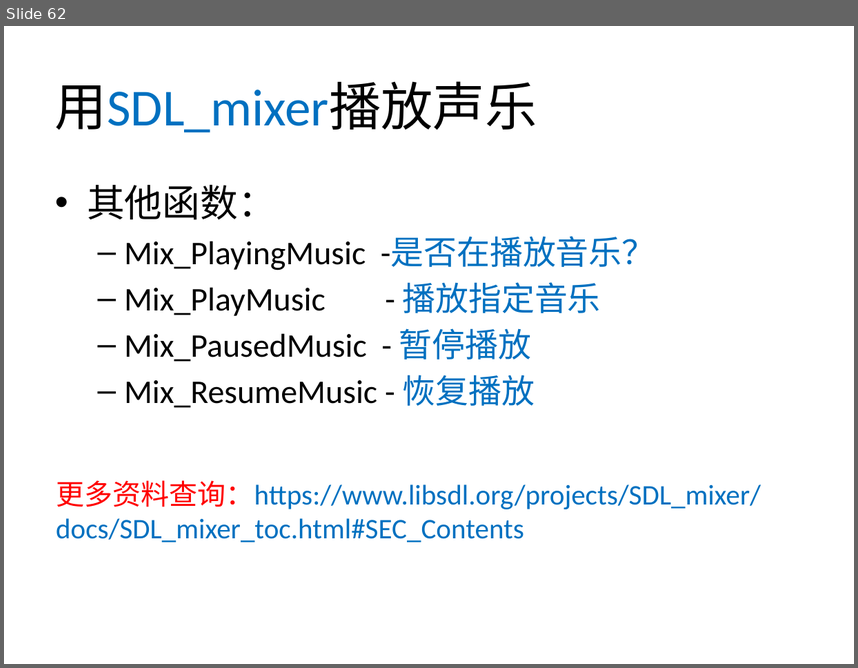
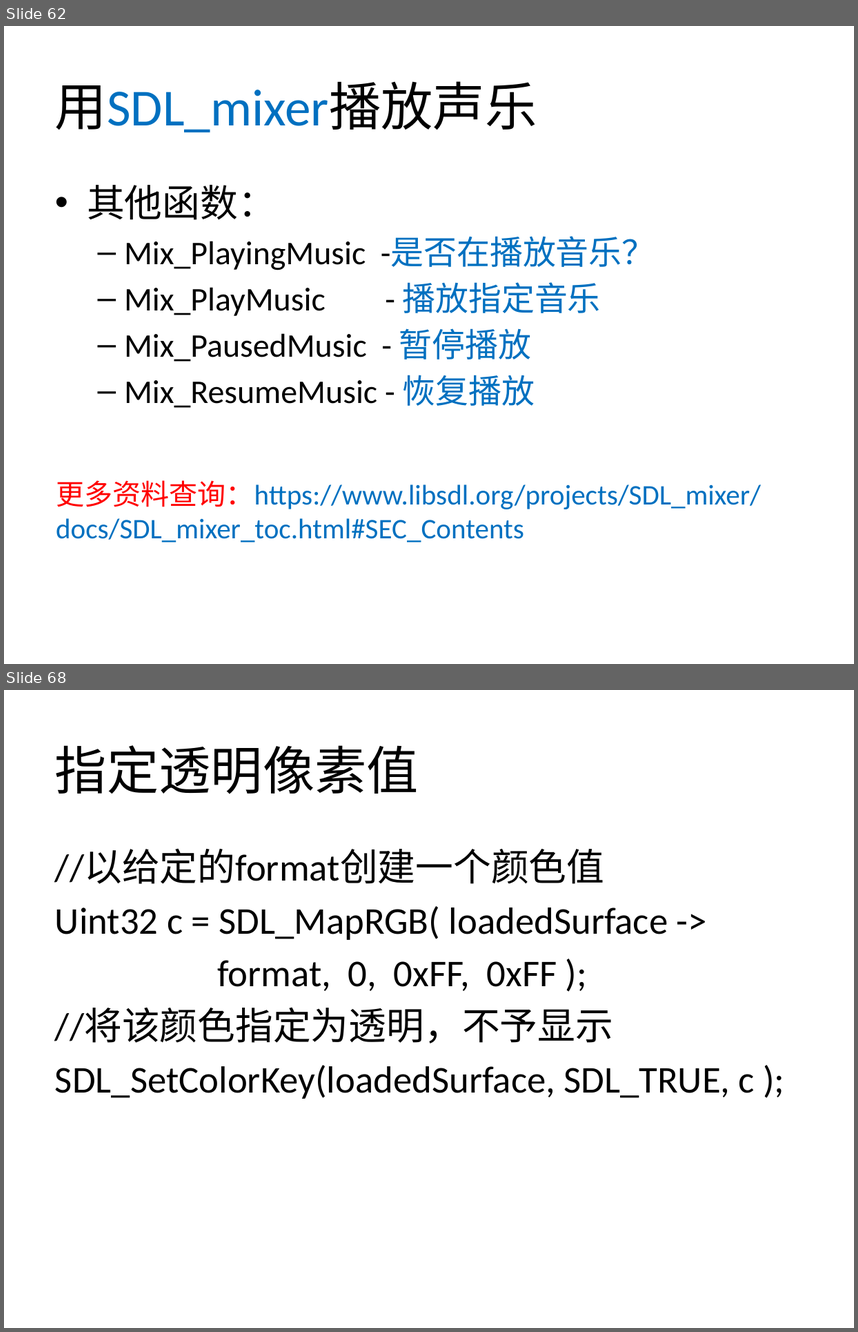
Before and after one commit to xinguo2015/SDL2Project2017, a slide deck: Tutorials/SDL2Tutorials.pptx. Shown one above the other, each under a label of ours: slide 62 before the commit, slides 62 and 68 after it; the slides between them are not shown. The pictures are 858x668 and 858x1332 pixels, drawn with LibreOffice and Linux fonts; fonts in the diff are those of the drawing; background and template pictures are left out. Boxes give left, top, right and bottom in pixels: in the first picture for what was removed or moved away, otherwise in the second. Text is boxed around its words. In the diff, an @@ line names an element or a change of style, - is before the commit and + after.

```diff
--- a/Tutorials/SDL2Tutorials.pptx
+++ b/Tutorials/SDL2Tutorials.pptx
@@ slide 68 added at <box>4,690,854,1328</box>, background #FFFFFF @@
@@ title added at <box>55,745,419,794</box>, 44 pt, text #000000 @@
+指定透明像素值
@@ text added at <box>55,849,755,1098</box>, 32 pt, text #000000 @@
+//以给定的format创建一个颜色值
+Uint32 c = SDL_MapRGB( loadedSurface ->
+format, 0, 0xFF, 0xFF );
+//将该颜色指定为透明，不予显示
+SDL_SetColorKey(loadedSurface, SDL_TRUE, c );
```
Also in this commit, not shown: 8 other slides added, 1 slide removed, 17 other files.
